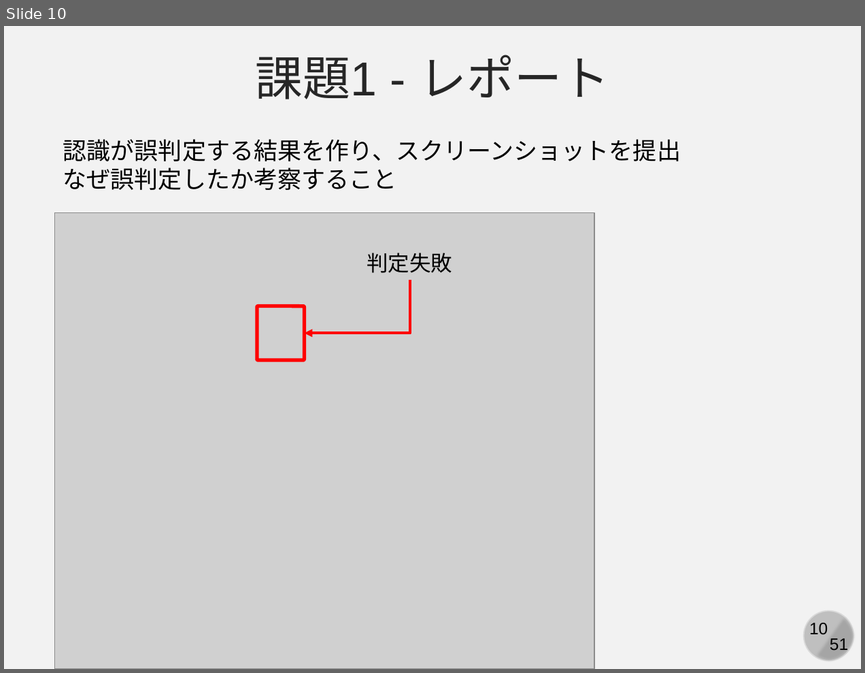
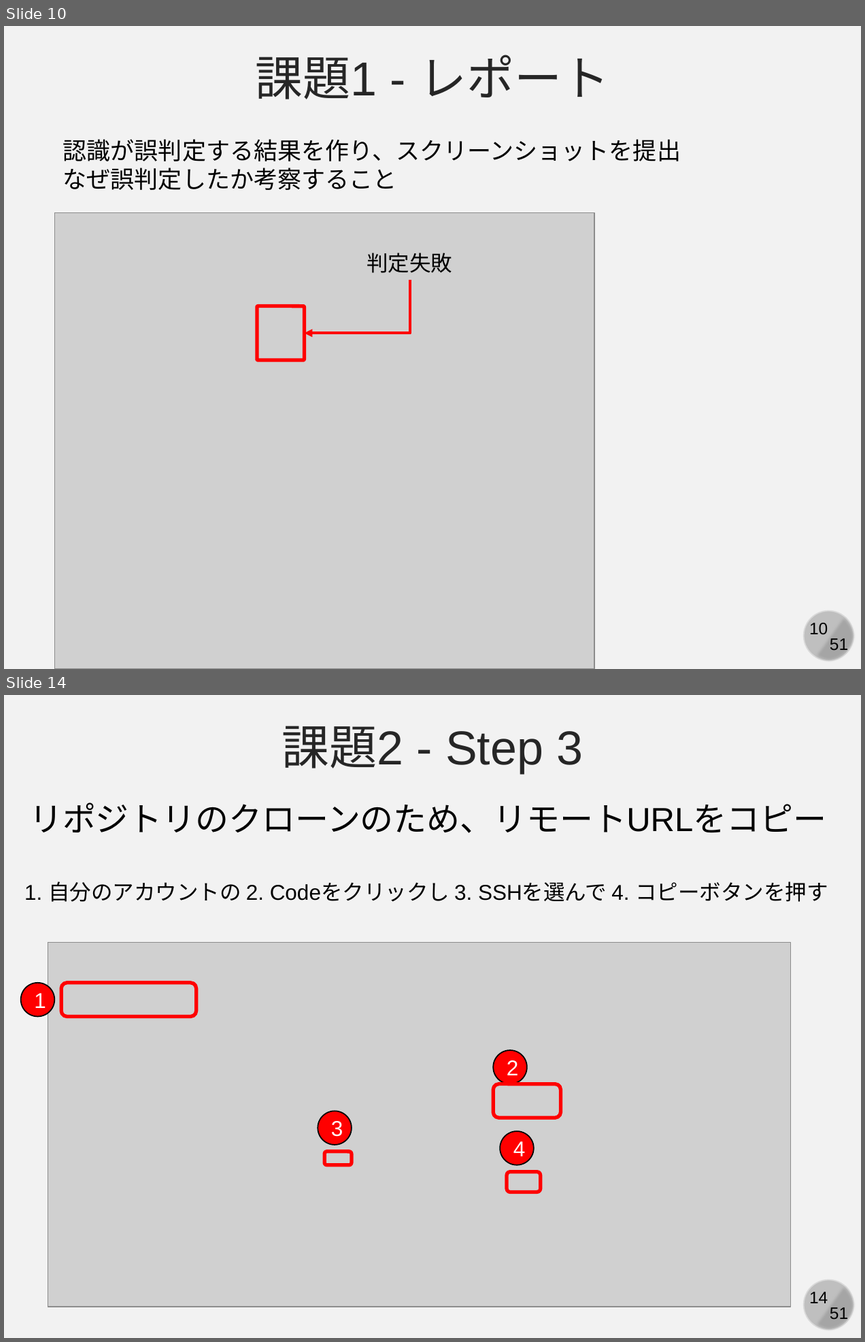
Before and after one commit to kaityo256/github, a slide deck: practice_github2/fig/github_ex04.pptx. Shown one above the other, each under a label of ours: slide 10 before the commit, slides 10 and 14 after it; the slides between them are not shown. The pictures are 865x673 and 865x1342 pixels, drawn with LibreOffice and Linux fonts; fonts in the diff are those of the drawing; grey boxes stand for pictures. Boxes give left, top, right and bottom in pixels: in the first picture for what was removed or moved away, otherwise in the second. Text is boxed around its words. In the diff, an @@ line names an element or a change of style, - is before the commit and + after.

Commit message:
slide

```diff
--- a/practice_github2/fig/github_ex04.pptx
+++ b/practice_github2/fig/github_ex04.pptx
@@ slide 14 added at (4, 695, 861, 1338), background #F2F2F2; not listed: 4 template elements that a slide beside it also shows @@
@@ text added at (281, 726, 583, 773), 40 pt, text #262626 @@
+課題2 - Step 3
@@ text added at (29, 802, 826, 833), 28 pt, text #000000 @@
+リポジトリのクローンのため、リモートURLをコピー
@@ text added at (24, 881, 828, 902), 18 pt, text #000000 @@
+1. 自分のアカウントの 2. Codeをクリックし 3. SSHを選んで 4. コピーボタンを押す
@@ picture added at (48, 942, 791, 1306) @@
@@ ellipse added at (21, 983, 54, 1016), fill #FF0000, outline #000000 1 pt, 18 pt, text #FFFFFF @@
+1
@@ rounded rectangle added at (61, 983, 196, 1016), outline #FF0000 3 pt @@
@@ ellipse added at (493, 1050, 527, 1083), fill #FF0000, outline #000000 1 pt, 18 pt, text #FFFFFF @@
+2
@@ rounded rectangle added at (493, 1084, 561, 1117), outline #FF0000 3 pt @@
@@ ellipse added at (317, 1110, 351, 1144), fill #FF0000, outline #000000 1 pt, 18 pt, text #FFFFFF @@
+3
@@ ellipse added at (500, 1131, 534, 1164), fill #FF0000, outline #000000 1 pt, 18 pt, text #FFFFFF @@
+4
@@ rounded rectangle added at (324, 1151, 351, 1164), outline #FF0000 3 pt @@
@@ rounded rectangle added at (507, 1172, 541, 1192), outline #FF0000 3 pt @@
```
Also in this commit, not shown: 12 other slides added, 1 other file.
